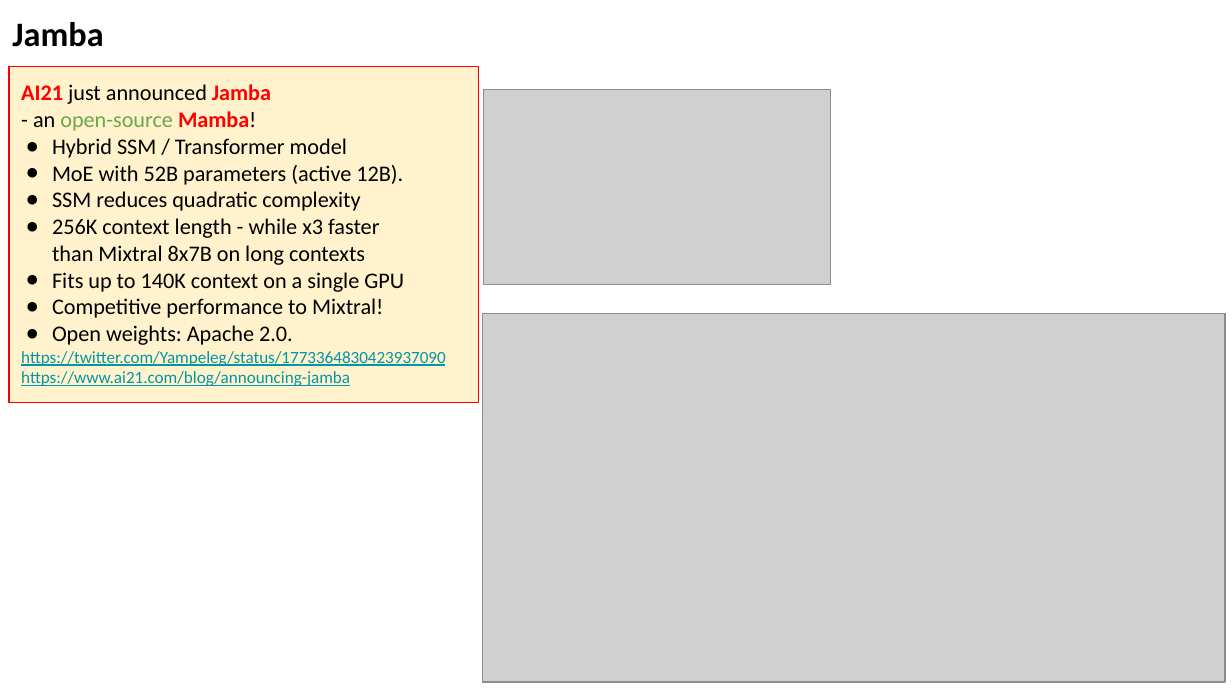
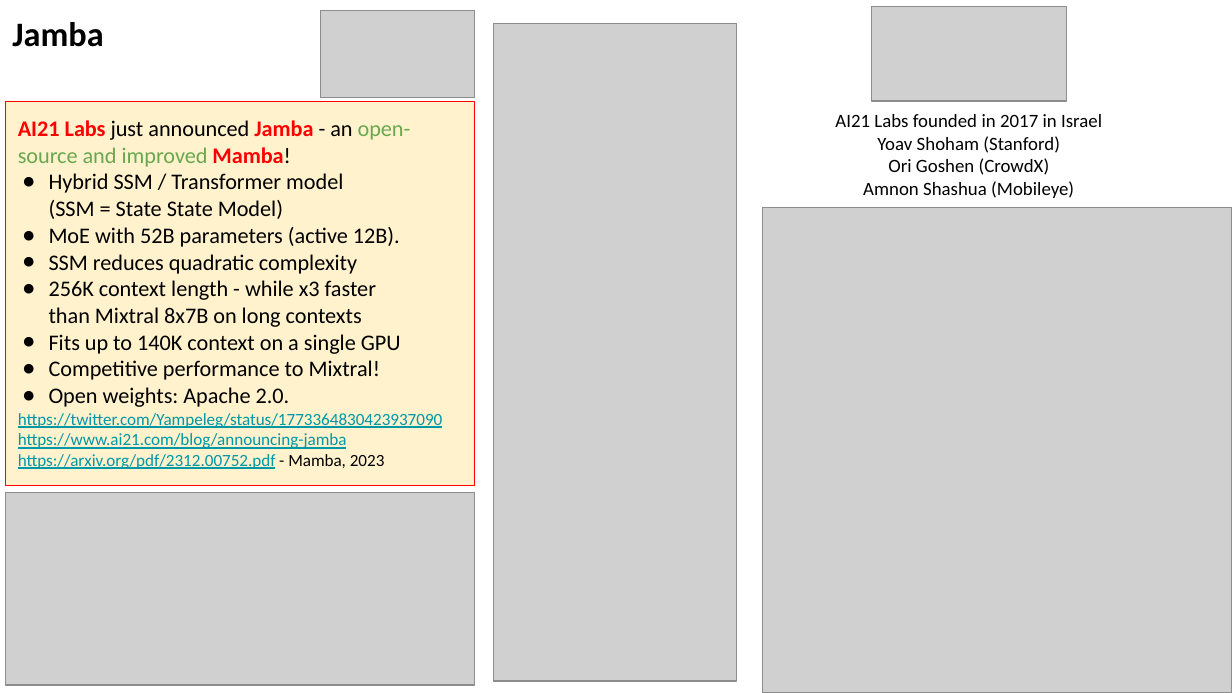
Before and after one commit to lselector/seminar, a slide deck: slide 8 of 2024/2024-03-29-AI-Updates.pptx. Drawn at 1232x693 pixels with LibreOffice and Linux fonts; fonts in the diff are those of the drawing; grey boxes stand for pictures. Boxes give left, top, right and bottom in pixels: in the first picture for what was removed or moved away, otherwise in the second. Text is boxed around its words. In the diff, an @@ line names an element or a change of style, - is before the commit and + after.

```diff
--- a/2024/2024-03-29-AI-Updates.pptx
+++ b/2024/2024-03-29-AI-Updates.pptx
@@ picture added at (320, 10, 474, 97) @@
@@ picture added at (494, 23, 737, 681) @@
@@ picture added at (872, 6, 1067, 101) @@
@@ rectangle "AI21 Labs just announced Jamba ...": place and size @@
-rectangle "AI21 Labs just announced Jamba ..." at (9, 67, 478, 403)
+rectangle "AI21 Labs just announced Jamba ..." at (5, 102, 474, 485)
@@ picture removed at (484, 90, 830, 285) @@
@@ text added at (835, 114, 1102, 198), 11 pt, text #000000 @@
+AI21 Labs founded in 2017 in Israel
+Yoav Shoham (Stanford)
+Ori Goshen (CrowdX)
+Amnon Shashua (Mobileye)
@@ text in rectangle at (18, 120, 411, 219): text changed @@
-AI21 just announced Jamba
-- an open-source Mamba!
-● Hybrid SSM / Transformer model
+AI21 Labs just announced Jamba - an open-source and improved Mamba!
+● Hybrid SSM / Transformer model
+  (SSM = State State Model)
@@ picture: place and size @@
-picture at (483, 313, 1226, 681)
+picture at (763, 207, 1232, 692)
@@ text in rectangle at (18, 433, 385, 469): text changed @@
-https://www.ai21.com/blog/announcing-jamba
+https://www.ai21.com/blog/announcing-jamba
+https://arxiv.org/pdf/2312.00752.pdf - Mamba, 2023
@@ picture added at (5, 493, 474, 685) @@
```
Also in this commit, not shown: 4 other slides changed, 3 slides added, 1 slide removed.
